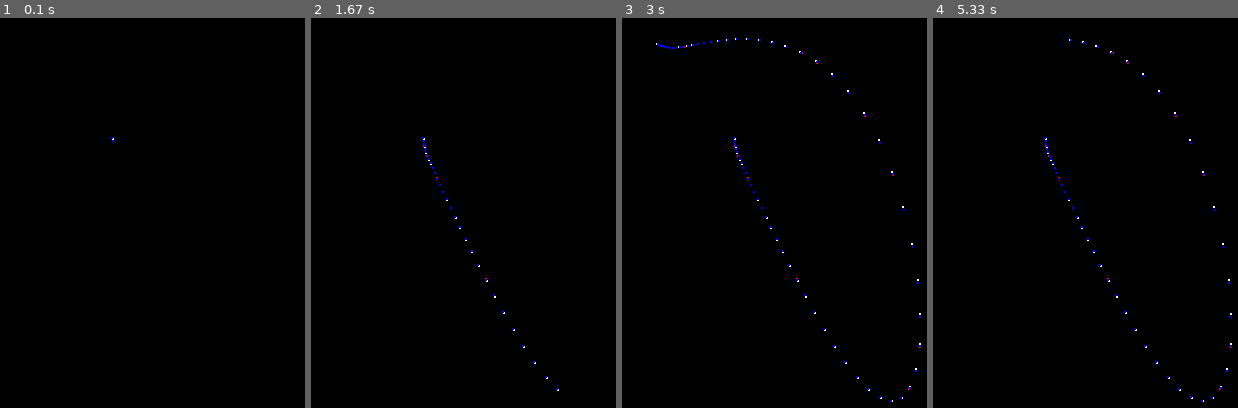
Above: before the commit, frames 1-4 (left to right).
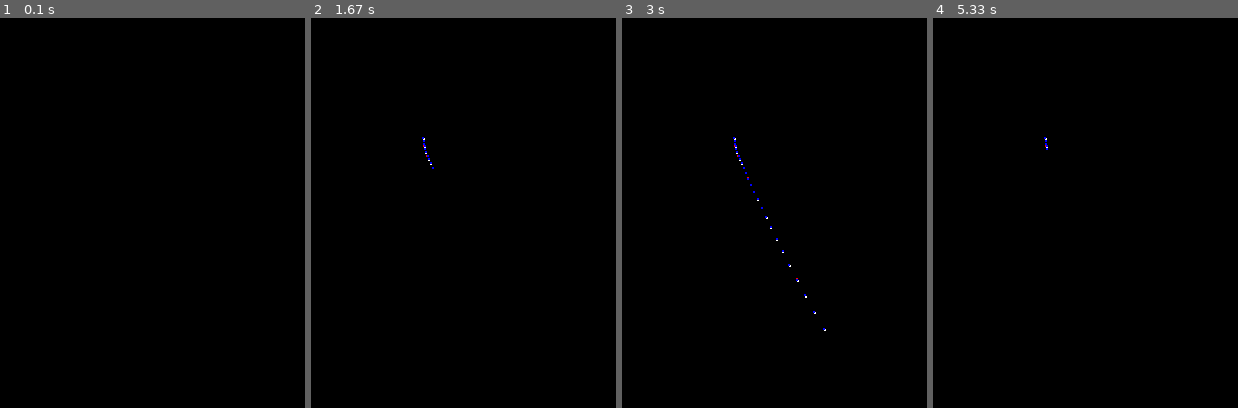
Above: after the commit, the same moments.

Repository: Louis-Finegan/Lorenz-Attractors-Pygame-Python3
Game: pygame game, started from main.py
The game is run twice, just before and just after one commit, with the same random seed, the same clock (stepped at 60 frames per second) and the same inputs.
Inputs:
- Up to frame 1 (0.1 s): no input
- Up to frame 2 (1.67 s): tap S at 0.33 s; hold R 0.67-1.13 s
- Up to frame 3 (3 s): hold S 2.17-2.63 s
- Up to frame 4 (5.33 s): hold R 3.67-4.13 s; tap S at 5.17 s

The runs differ from the first frame. In frame 1, less than 0.1% of the frame differs, in the area x 36-38%, y 30-32%; in frame 2, 0.1%; in frame 3, 0.2%; in frame 4, 0.3%, in the area x 37-99%, y 5-99%.

Commit message:
Added: Press `s` to start sim add. Changes: updated README

Diff:
--- a/main.py
+++ b/main.py
@@ -37,45 +37,53 @@
 
         # Main loop
         running = True
+        pressed_enter = False
         iargs = 0
         while running:
             # runs at 30 fps
             clock.tick(30)
-
-            # generates 3 points at the locs: (x0, y0) (x1, y1) (x2, y2) for every update
-            try:
-                x0 = int(self.size[0]/2 + self.solution[0].y[0][iargs]*10)
-                y0 = int(self.size[1]/2 + self.solution[0].y[1][iargs]*10)
-                x1 = int(self.size[0]/2 + self.solution[1].y[0][iargs]*10)
-                y1 = int(self.size[1]/2 + self.solution[1].y[1][iargs]*10)
-                x2 = int(self.size[0]/2 + self.solution[2].y[0][iargs]*10)
-                y2 = int(self.size[1]/2 + self.solution[2].y[1][iargs]*10)
-
-                iargs += 1
-                pygame.draw.circle(screen, colors[0], (x0, y0), 1)
-                pygame.draw.circle(screen, colors[1], (x1, y1), 1)
-                pygame.draw.circle(screen, colors[2], (x2, y2), 1)
-                pygame.display.flip()
-                pygame.time.wait(10)
-
-            except IndexError:
-                running = False
 
             for event in pygame.event.get():
                 # Quit Game
                 if event.type == pygame.QUIT:
                     running = False
 
+                # Press enter to start
+                if event.type == pygame.KEYDOWN:
+                    if event.key == pygame.K_s:
+                        pressed_enter = True
+
                 # Press q to Quit Game
                 if event.type == pygame.KEYDOWN:
                     if event.key == pygame.K_q:
-                        running = False
+                            running = False
 
                 # Press r to reset game
                 if event.type == pygame.KEYDOWN:
                     if event.key == pygame.K_r:
                         running = False
                         self.game()
+                        pressed_enter = True
+
+            if pressed_enter:
+                # generates 3 points at the locs: (x0, y0) (x1, y1) (x2, y2) for every update
+                try:
+                    x0 = int(self.size[0]/2 + self.solution[0].y[0][iargs]*10)
+                    y0 = int(self.size[1]/2 + self.solution[0].y[1][iargs]*10)
+                    x1 = int(self.size[0]/2 + self.solution[1].y[0][iargs]*10)
+                    y1 = int(self.size[1]/2 + self.solution[1].y[1][iargs]*10)
+                    x2 = int(self.size[0]/2 + self.solution[2].y[0][iargs]*10)
+                    y2 = int(self.size[1]/2 + self.solution[2].y[1][iargs]*10)
+
+                    iargs += 1
+                    pygame.draw.circle(screen, colors[0], (x0, y0), 1)
+                    pygame.draw.circle(screen, colors[1], (x1, y1), 1)
+                    pygame.draw.circle(screen, colors[2], (x2, y2), 1)
+                    pygame.display.flip()
+                    pygame.time.wait(10)
+
+                except IndexError:
+                    running = False
 
         pygame.quit()
 
Not shown, changed: README.md
